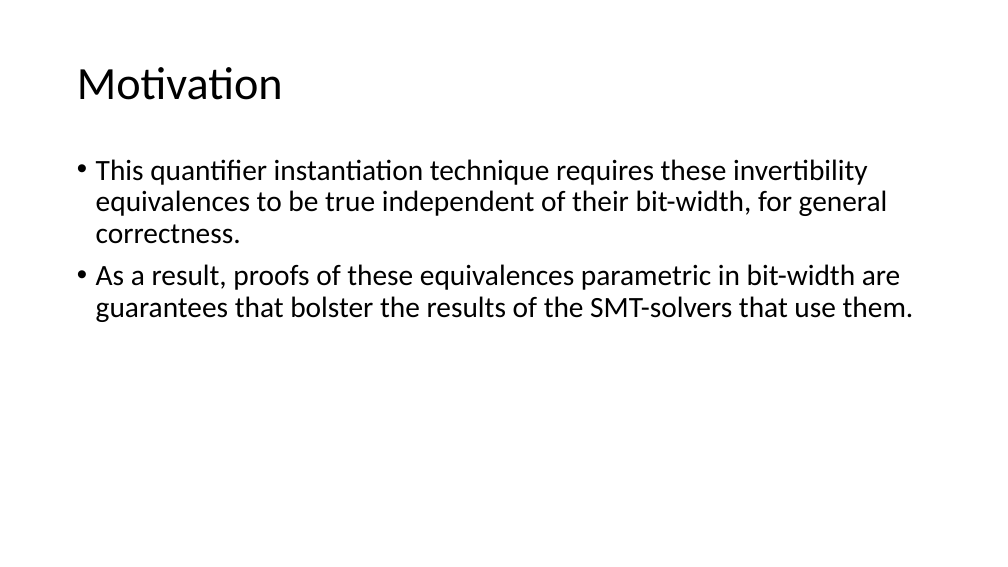
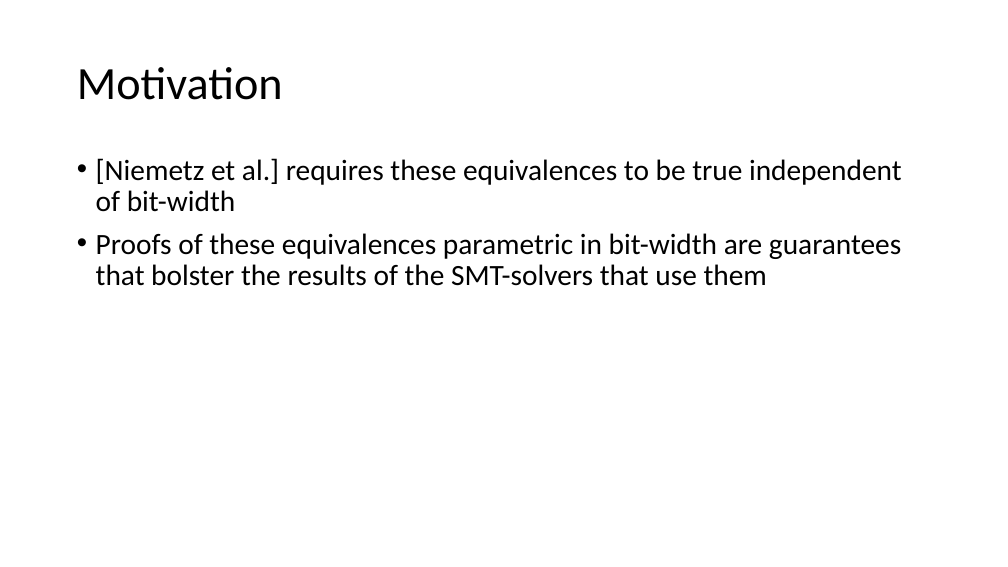
Before and after one commit to arjunvish/pxtp2019presentation, a slide deck: slide 6 of Presentation.pptx (slide 5 before the commit). Drawn at 1008x567 pixels with LibreOffice and Linux fonts; fonts in the diff are those of the drawing. Boxes give left, top, right and bottom in pixels: in the first picture for what was removed or moved away, otherwise in the second. Text is boxed around its words. In the diff, an @@ line names an element or a change of style, - is before the commit and + after.

```diff
--- a/Presentation.pptx
+++ b/Presentation.pptx
@@ text at <box>96,158,902,286</box>: text changed @@
-• This quantifier instantiation technique requires these invertibility equivalences to be true independent of their bit-width, for general correctness.
-• As a result, proofs of these equivalences parametric in bit-width are guarantees that bolster the results of the SMT-solvers that use them.
+• [Niemetz et al.] requires these equivalences to be true independent of bit-width
+• Proofs of these equivalences parametric in bit-width are guarantees that bolster the results of the SMT-solvers that use them
```
Also in this commit, not shown: 10 other slides changed, 1 slide added, 1 slide removed.
